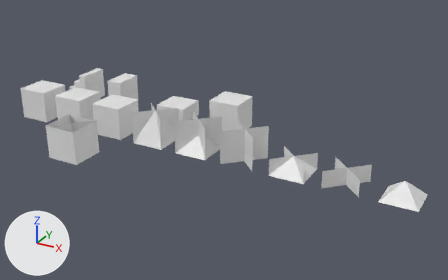
An edit to the Blender file resources/meshes/static/blocks.blend, drawn before and after from the same camera.
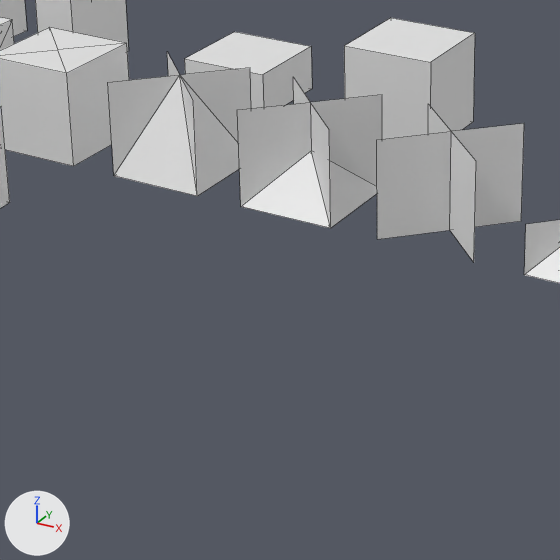
There are two pictures of each version: one whole from a 50 mm camera at (9.18, -15.75, 7.64) aimed at (1.18, -1.2, 0.36), one close up on the part from 21% to 63% of the width and 30% to 96% of the height. Arrows for +X, +Y and +Z are at lower left; the lights stay in place. The close-ups show mesh edges as thin lines.

Names of what the first close-up shows: 'billboardCubeInside2', 'billboardHalfInside2PyramidHalfBase', 'billboardInside2', 'billboardInside2PyramidBase', 'billboardInside2PyramidHalfBase', 'block', 'blockSlabHorizontal', 'blockSlabVertical'.
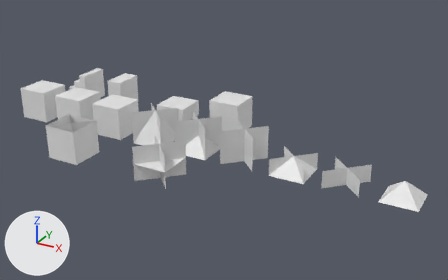
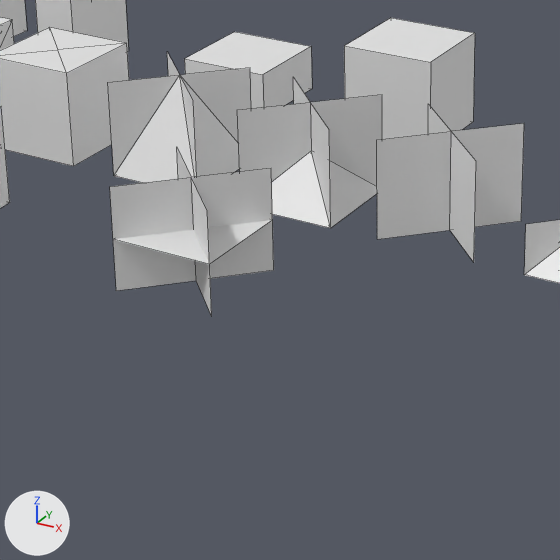
Pixel boxes [x1, y1, x2, y2] of what changed, in the close-ups (560 x 560 px):
'billboardInside3', added: after [110, 149, 274, 316]

Patch to the scene script:
```diff
--- a/resources/meshes/static/blocks.blend.py
+++ b/resources/meshes/static/blocks.blend.py
@@ me_billboardinside3 @@
+me_billboardinside3.from_pydata([(1.0, 1.0, 0.0), (1.0, 0.0, 0.0), (0.0, 0.0, 0.0), (0.0, 1.0, 0.0), (1.0, 1.0, 1.0), (1.0, 0.0, 1.0), (0.0, 0.0, 1.0), (0.0, 1.0, 1.0), (0.5, 0.5, 0.0), (0.5, 0.5, 1.0), (1.0, 0.0, 0.5), (1.0, 1.0, 0.5), (0.0, 0.0, 0.5), (0.0, 1.0, 0.5)], [], [(10, 11, 13, 12), (9, 8, 3, 7), (8, 0, 4, 9), (2, 8, 9, 6), (5, 1, 8, 9)])
@@ ob_billboardinside3 @@
+ob_billboardinside3 = bpy.data.objects.new('billboardInside3', me_billboardinside3)
+ob_billboardinside3.location = (0.0, -4.0, 0.0)
```
